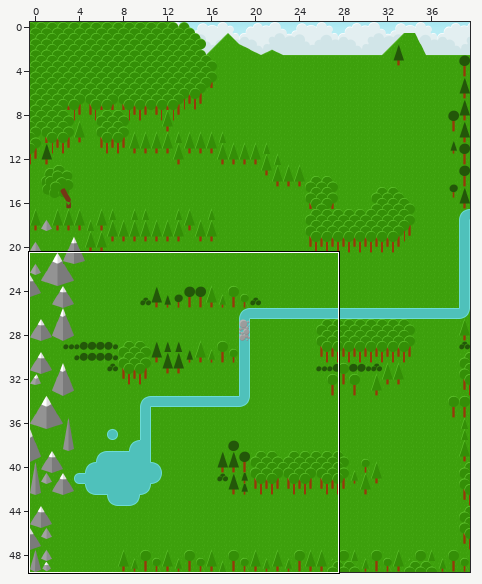
A Tiled map gets an edit: maps/forest.tmx. Above: a wide view before the commit, with the close-up outlined.
Close-up. Before the edit:
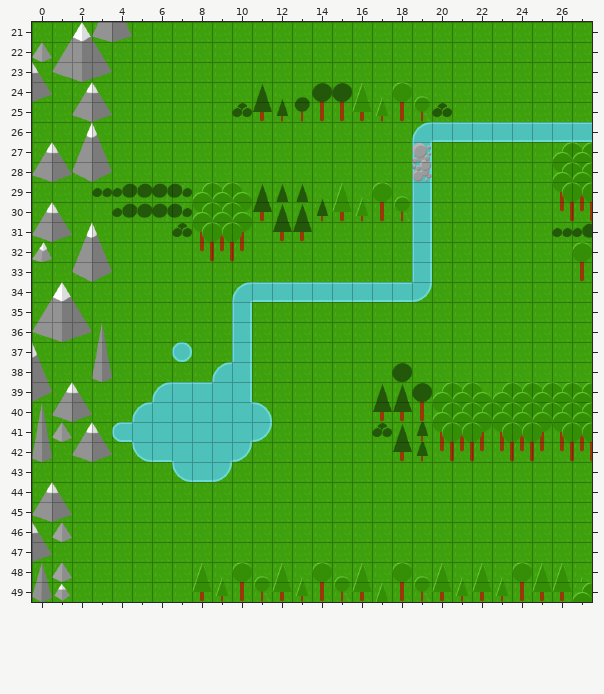
Cells are 32x32 px. Shown: x 0..27, y 21..49. The commit also changed other parts of the map, which this record leaves out.
New version:
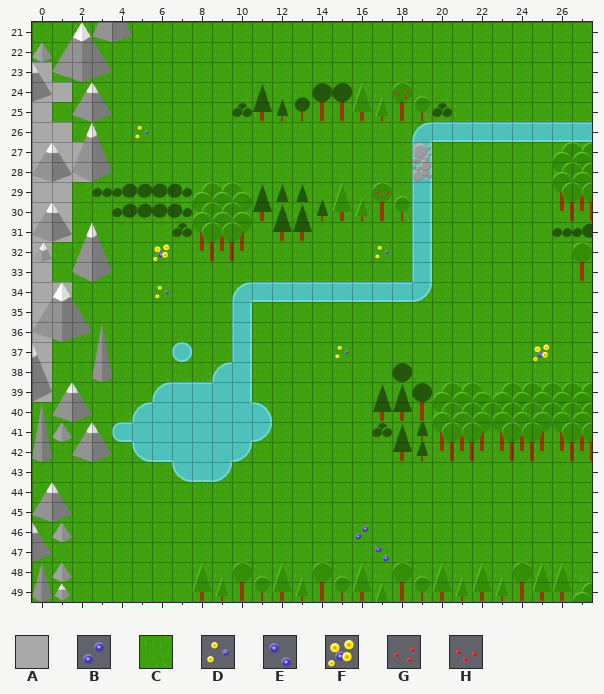
Key: from "tileset_grassland": A 6, B 14, C 29, D 34, E 74, F 75, G 138, H 158.
_ is an empty cell, . an unchanged one.
Diff:
--- layer "ground1"
@@ x 0..2 @@
-23 C..
-24 CC.
-25 C..
-26 CC.
-27 CCC
-28 CCC
-29 CC.
-30 CC.
-31 CC.
-32 C..
-33 C..
-34 CC.
-35 C..
-36 C..
-37 C..
-38 C..
-39 C..
+23 A..
+24 AA.
+25 A..
+26 AA.
+27 AAA
+28 AAA
+29 AA.
+30 AA.
+31 AA.
+32 A..
+33 A..
+34 AA.
+35 A..
+36 A..
+37 A..
+38 A..
+39 A..
--- layer "ground2"
@@ x 5..5 @@
-26 _
+26 D
@@ x 6..17 @@
-32 _.........._
+32 F..........D
@@ x 6..6 @@
-34 _
+34 D
@@ x 15..25 @@
-37 _........._
+37 D.........F
@@ x 16..17 @@
-46 _.
-47 ._
+46 B.
+47 .E
--- layer "foreground"
@@ x 18..18 @@
-24 _
+24 G
@@ x 17..17 @@
-29 _
+29 H
